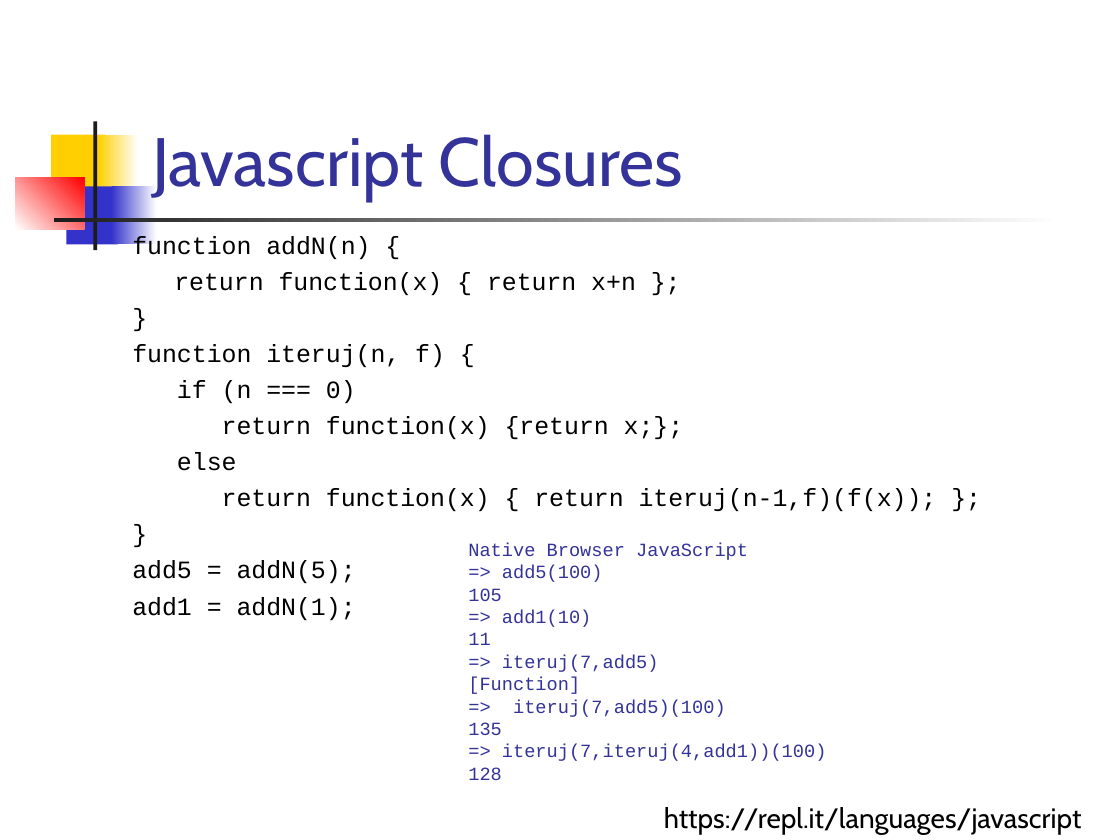
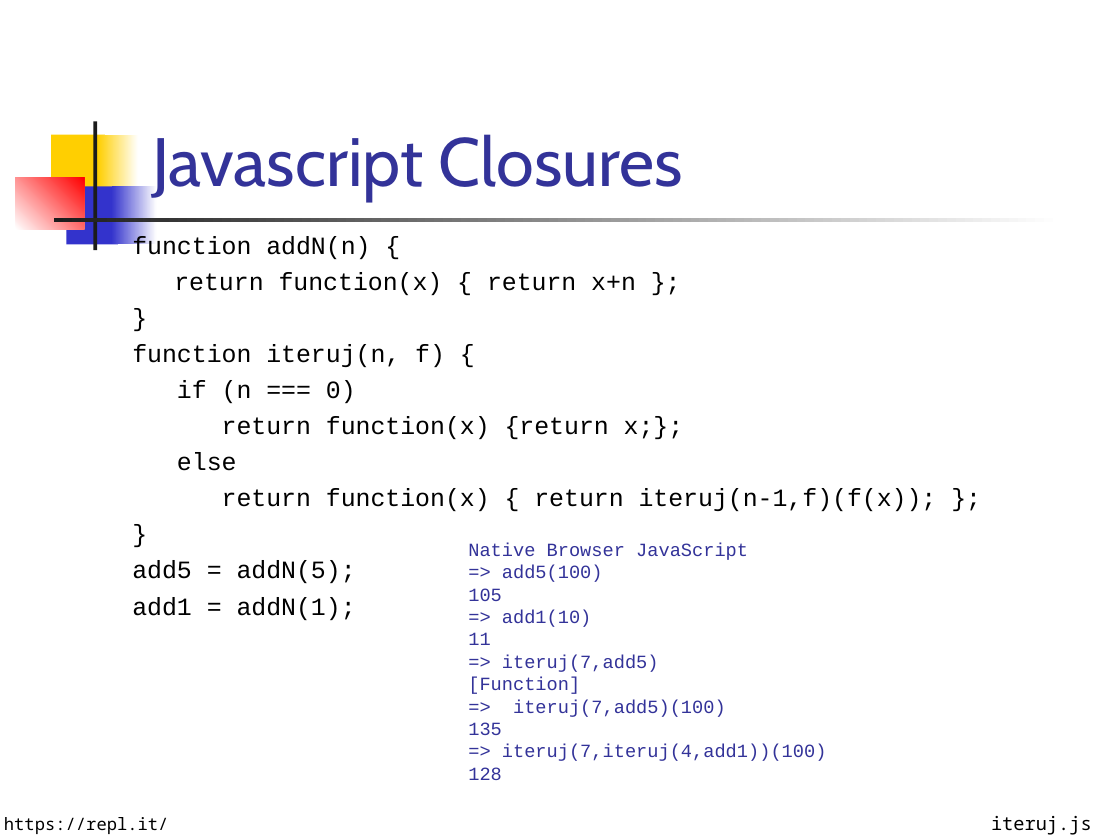
Before and after one commit to Funkcionalne/Prednasky, a slide deck: slide 11 of 01/01_fpro.ppt. Drawn at 1120x840 pixels with LibreOffice and Linux fonts; fonts in the diff are those of the drawing. Boxes give left, top, right and bottom in pixels: in the first picture for what was removed or moved away, otherwise in the second. Text is boxed around its words. In the diff, an @@ line names an element or a change of style, - is before the commit and + after.

```diff
--- a/01/01_fpro.ppt
+++ b/01/01_fpro.ppt
@@ text at (x1=4, y1=817, x2=169, y2=834): text changed; size 18 to 11 pt; font Cabin to Noto Sans Mono @@
-https://repl.it/languages/javascript
+https://repl.it/
@@ text added at (x1=991, y1=816, x2=1092, y2=835), 12 pt, text #000000 @@
+iteruj.js
```
Also in this commit, not shown: 13 other slides changed, 1 other file.
